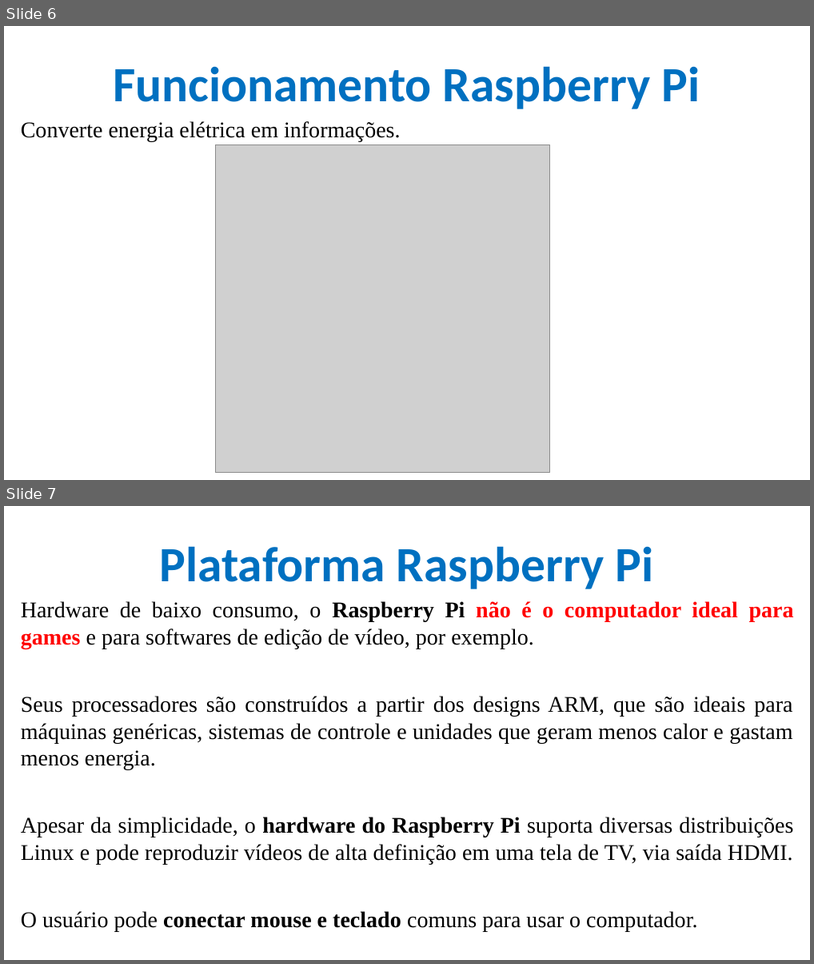
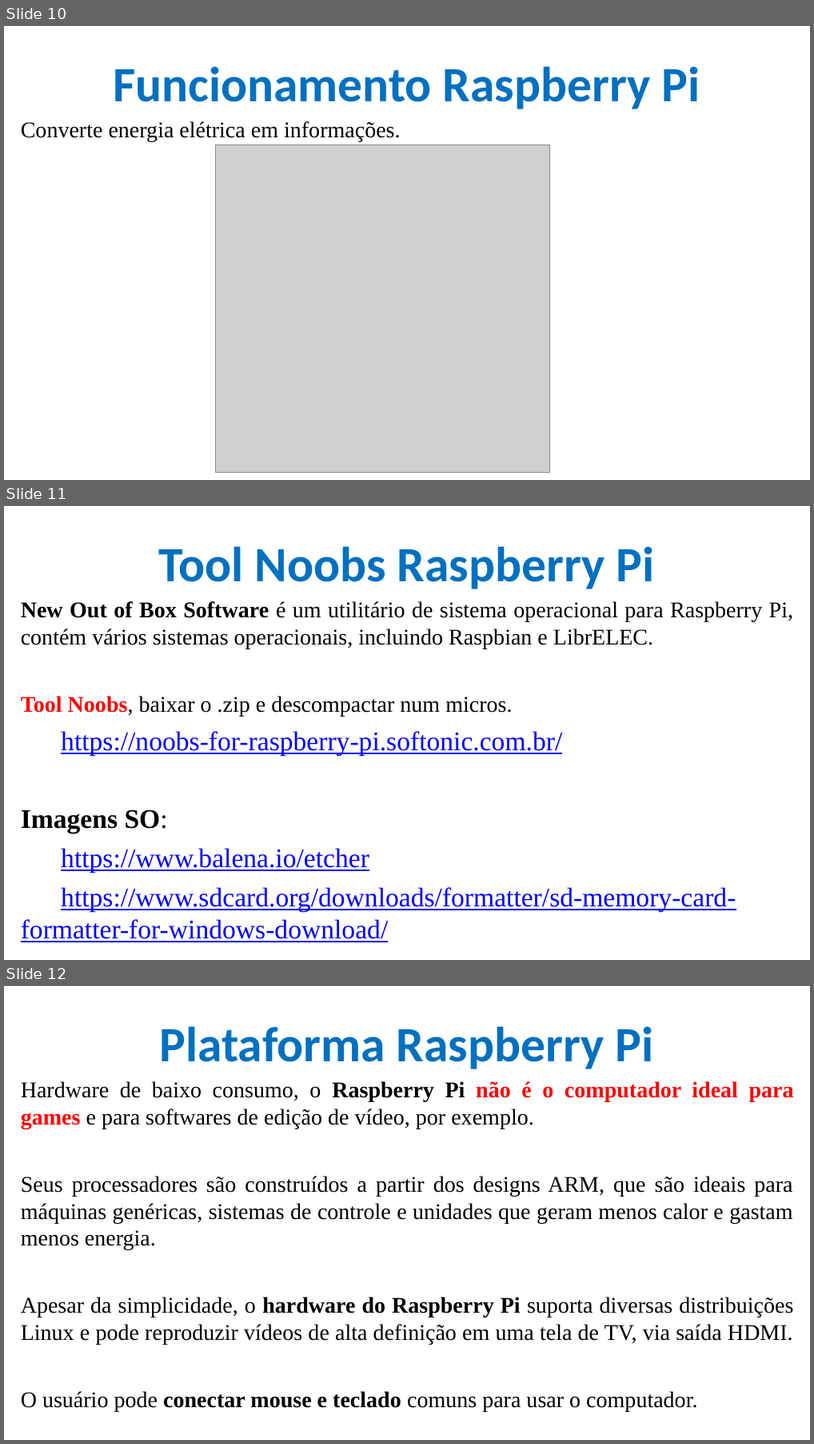
Before and after one commit to CloudEducationBrazil/WydenArea1ProgramacaoMicrocontroladores, a slide deck: 01 Classes/Aula 04 - Programação Microcontroladores - Arduíno Raspberry PI.pptx. Shown one above the other, each under a label of ours: slides 6 and 7 before the commit, slides 10, 11 and 12 after it. The pictures are 814x964 and 814x1444 pixels, drawn with LibreOffice and Linux fonts; fonts in the diff are those of the drawing; grey boxes stand for pictures; background and template pictures are left out. Boxes give left, top, right and bottom in pixels: in the first picture for what was removed or moved away, otherwise in the second. Text is boxed around its words. In the diff, an @@ line names an element or a change of style, - is before the commit and + after.

```diff
--- a/01 Classes/Aula 04 - Programação Microcontroladores - Arduíno Raspberry PI.pptx
+++ b/01 Classes/Aula 04 - Programação Microcontroladores - Arduíno Raspberry PI.pptx
@@ slide 11 added at [4, 506, 810, 960], background picture (left out) @@
@@ title added at [159, 546, 654, 589], 44 pt, text #0070C0, bold @@
+Tool Noobs Raspberry Pi
@@ text added at [21, 601, 794, 942], 24 pt, text #000000 @@
+New Out of Box Software é um utilitário de sistema operacional para Raspberry Pi, contém vários sistemas operacionais, incluindo Raspbian e LibrELEC.
+Tool Noobs, baixar o .zip e descompactar num micros.
+https://noobs-for-raspberry-pi.softonic.com.br/
+Imagens SO:
+https://www.balena.io/etcher
+https://www.sdcard.org/downloads/formatter/sd-memory-card-formatter-for-windows-download/
@@ what was slide 6 is now slide 10 @@
@@ what was slide 7 is now slide 12 @@
```
Also in this commit, not shown: 4 other slides added, 1 other file.
